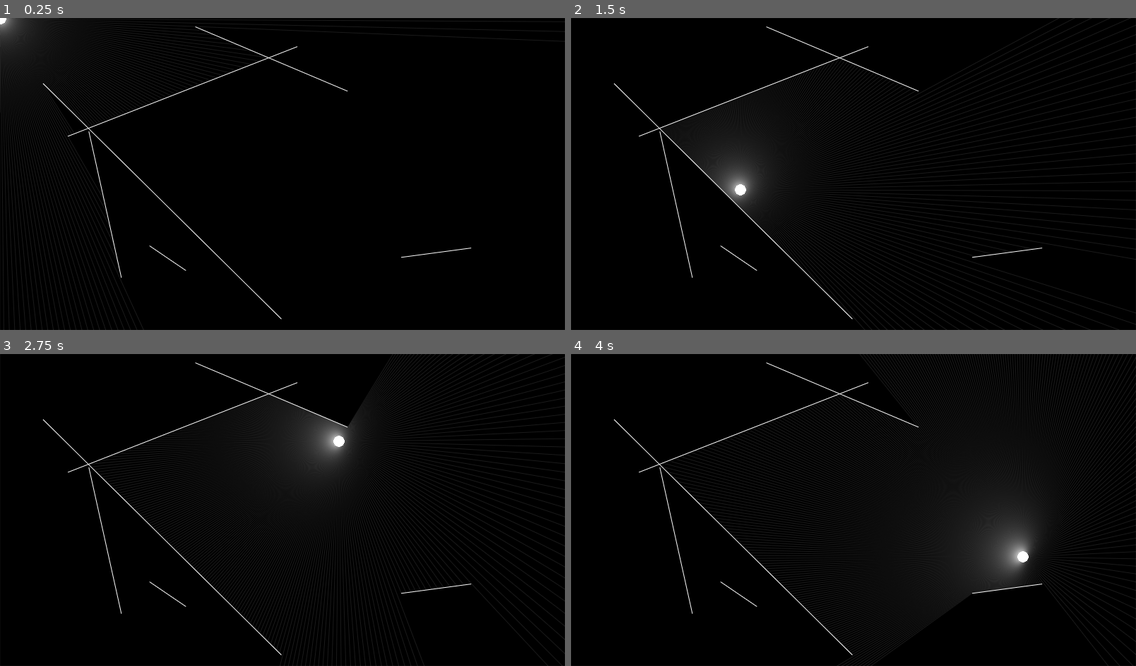
Above: before the commit, frames 1-4 (two rows, left to right).
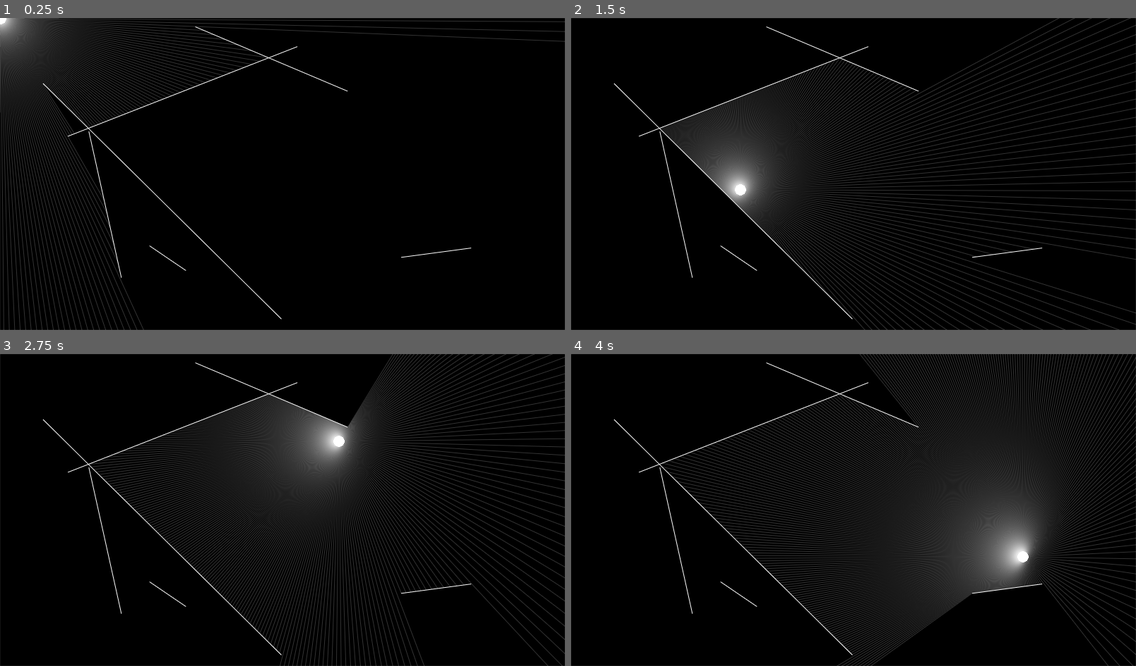
Above: after the commit, the same moments.

Repository: guasam/raycasting-godot
Game: Godot game, scene res://main.tscn
Two runs of this game, one before a commit and one after it. Both use one fixed random seed, a clock stepped at 60 frames per second and the inputs below.
Inputs (mouse positions are in pixels of both pictures, inside the frame that each line leads up to):
- Up to frame 1 (0.25 s): no input
- Up to frame 2 (1.5 s): tap Enter at 0.5 s; move the mouse to (977, 158) at 0.52 s; tap Space at 1.25 s; move the mouse to (740, 189) at 1.27 s
- Up to frame 3 (2.75 s): tap Enter at 2 s; move the mouse to (339, 441) at 2.02 s
- Up to frame 4 (4 s): tap Space at 2.75 s; move the mouse to (825, 572) at 2.77 s; tap Enter at 3.5 s; move the mouse to (1023, 556) at 3.52 s

The runs differ from the first frame. In frame 1, 0.7% of the frame differs, in the area x 0-100%, y 0-100%; in frame 2, 1.8%; in frame 3, 2.2%; in frame 4, 3.3%, in the area x 47-100%, y 0-100%.

Commit message:
increase beam intensity

Diff:
--- a/Beam.gd
+++ b/Beam.gd
@@ -12,7 +12,7 @@
 
 
 # Initlization
-func _init(_posA: Vector2, _posB: Vector2, _color: Color = Color.white, _intensity: float = 0.105) -> void:
+func _init(_posA: Vector2, _posB: Vector2, _color: Color = Color.white, _intensity: float = 0.2) -> void:
 	# Set positions
 	posA = _posA
 	posB = _posB
Binary file added: .builds/web/Lumen.png
Binary file added: .builds/web/favicon.png
Not shown, changed: export_presets.cfg
Not shown, added: .builds/web/Lumen.html
Not shown, added: .builds/web/Lumen.js
Not shown, added: .builds/web/Lumen.pck
Not shown, added: .builds/web/Lumen.wasm
